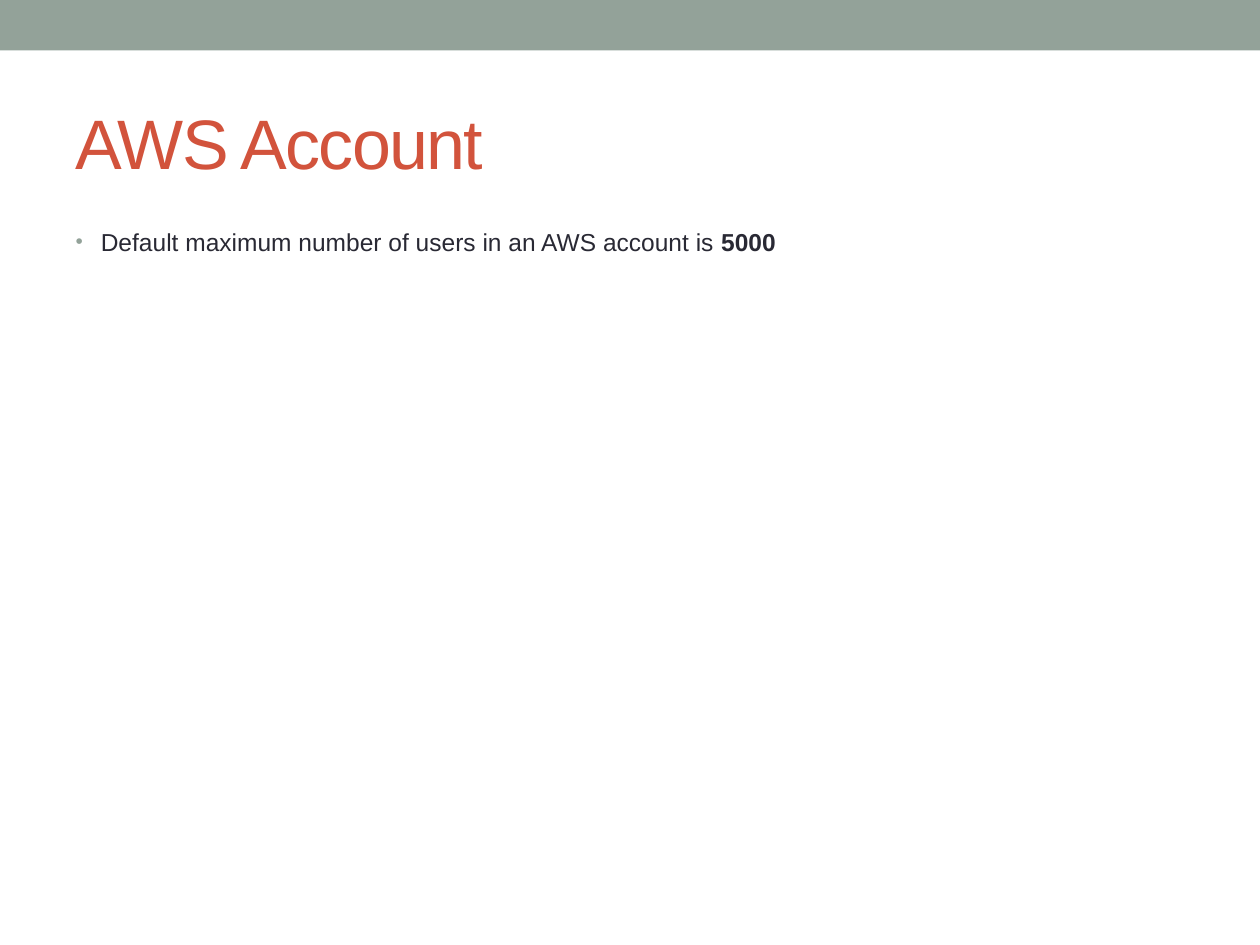
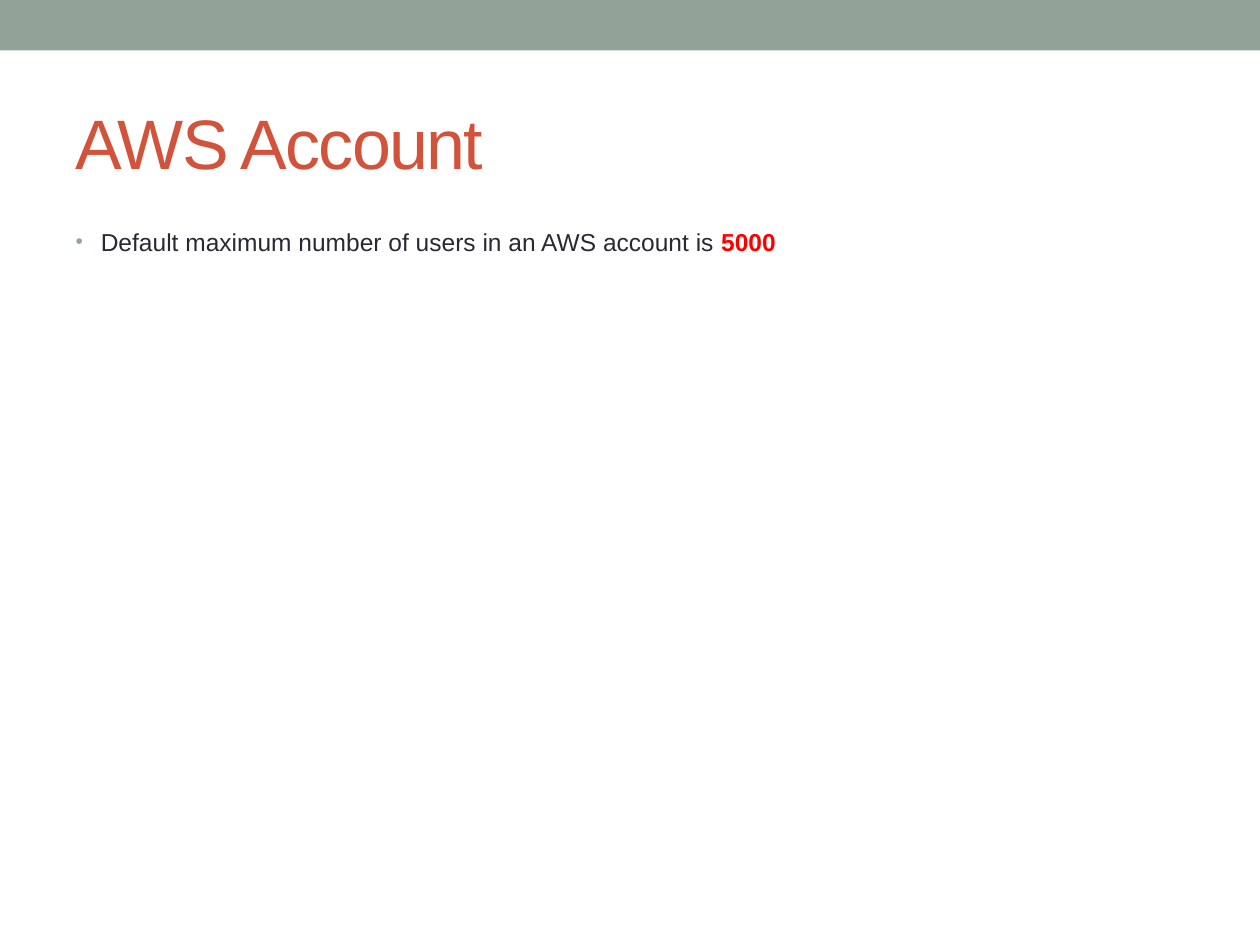
Before and after one commit to notionquest/ProjectDocumentation, a slide deck: slide 2 of AWS_Solution_Architect.pptx. Drawn at 1260x945 pixels with LibreOffice and Linux fonts; fonts in the diff are those of the drawing. Boxes give left, top, right and bottom in pixels: in the first picture for what was removed or moved away, otherwise in the second. Text is boxed around its words. In the diff, an @@ line names an element or a change of style, - is before the commit and + after.

```diff
--- a/AWS_Solution_Architect.pptx
+++ b/AWS_Solution_Architect.pptx
@@ text "Default maximum number of users ..." at box(101, 233, 776, 252): text colour #292934 to #FF0000 in "5000" @@
```
Also in this commit, not shown: 3 other slides changed, 1 slide added.
